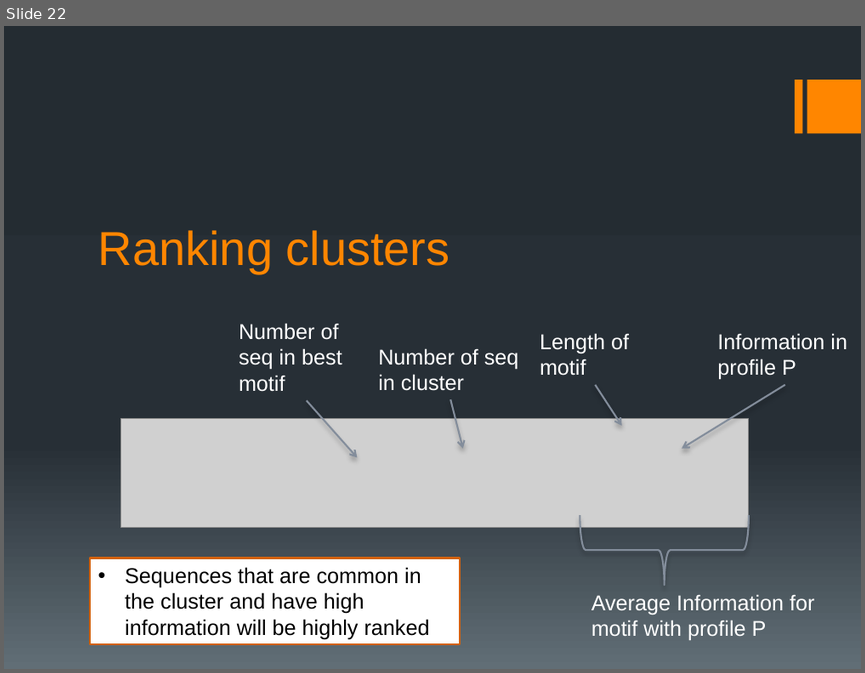
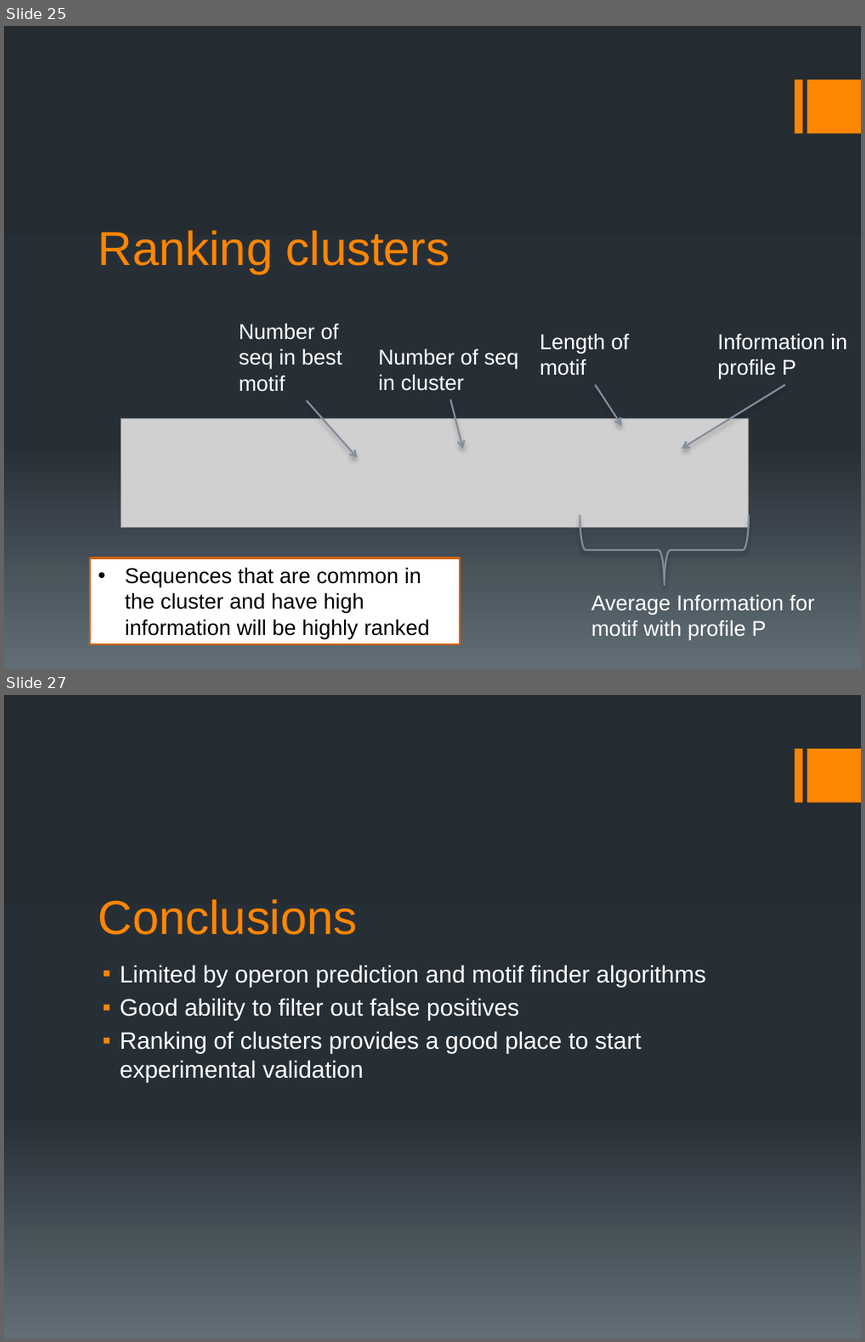
Before and after one commit to ship561/final-project, a slide deck: bioinformatics presentation.pptx. Shown one above the other, each under a label of ours: slide 22 before the commit, slides 25 and 27 after it; the slides between them are not shown. The pictures are 865x673 and 865x1342 pixels, drawn with LibreOffice and Linux fonts; fonts in the diff are those of the drawing; grey boxes stand for pictures. Boxes give left, top, right and bottom in pixels: in the first picture for what was removed or moved away, otherwise in the second. Text is boxed around its words. In the diff, an @@ line names an element or a change of style, - is before the commit and + after.

```diff
--- a/bioinformatics presentation.pptx
+++ b/bioinformatics presentation.pptx
@@ slide 27 added at <box>4,695,861,1338</box>, background gradient #242C33 to #273037 to #636D76; not listed: 2 template elements that a slide beside it also shows @@
@@ title added at <box>98,899,358,935</box>, 40 pt, text #FF8600 @@
+Conclusions
@@ text added at <box>120,964,706,1082</box>, 20 pt, text #FFFFFF @@
+▪ Limited by operon prediction and motif finder algorithms
+▪ Good ability to filter out false positives
+▪ Ranking of clusters provides a good place to start experimental validation
@@ what was slide 22 is now slide 25 @@
```
Also in this commit, not shown: 6 slides changed, 5 other slides added, 2 slides removed.
